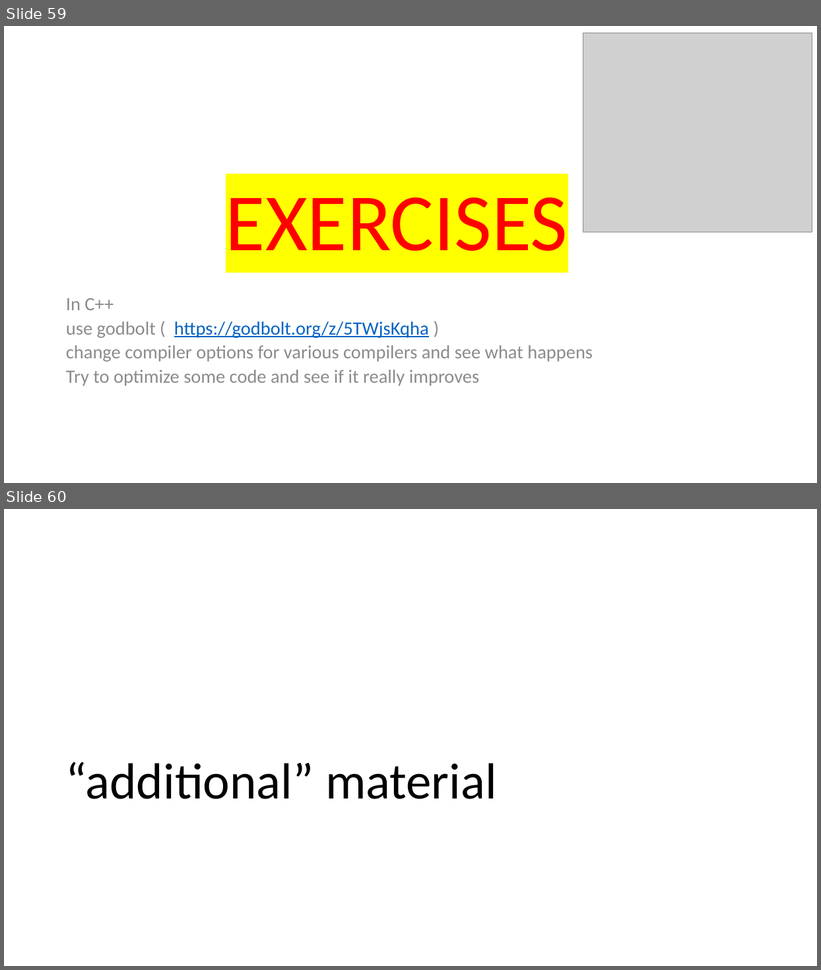
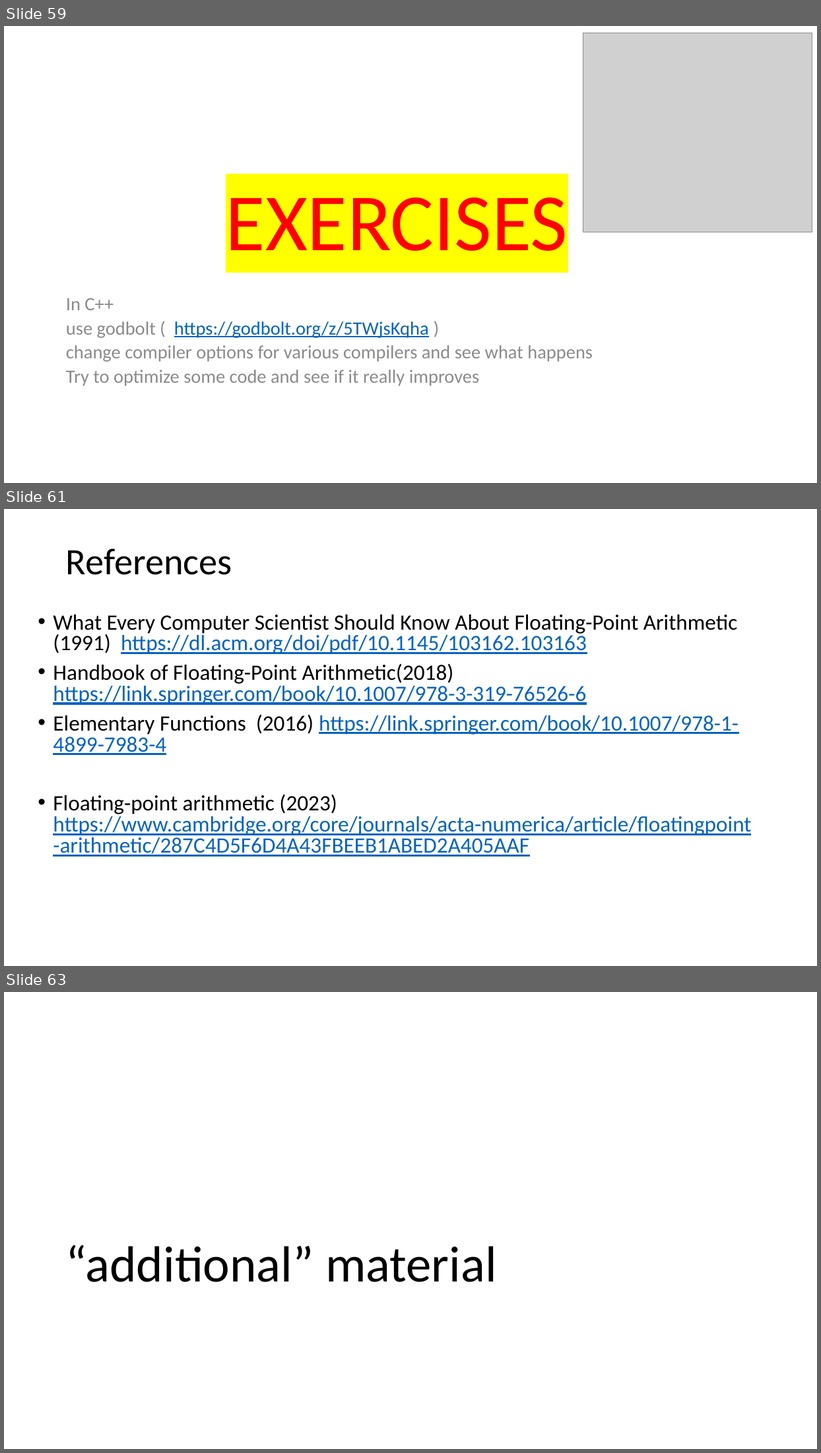
Before and after one commit to VinInn/FPCourse, a slide deck: Slides/FPforScientist.pptx. Shown one above the other, each under a label of ours: slides 59 and 60 before the commit, slides 59, 61 and 63 after it; the slides between them are not shown. The pictures are 821x970 and 821x1453 pixels, drawn with LibreOffice and Linux fonts; fonts in the diff are those of the drawing; grey boxes stand for pictures. Boxes give left, top, right and bottom in pixels: in the first picture for what was removed or moved away, otherwise in the second. Text is boxed around its words. In the diff, an @@ line names an element or a change of style, - is before the commit and + after.

Commit message:
references added

```diff
--- a/Slides/FPforScientist.pptx
+++ b/Slides/FPforScientist.pptx
@@ slide 61 added at (x1=4, y1=509, x2=817, y2=966), background #FFFFFF @@
@@ title added at (x1=66, y1=549, x2=232, y2=575), 44 pt, text #000000 @@
+References
@@ text added at (x1=53, y1=615, x2=751, y2=857), 25.9 pt, text #0563C1, underline @@
+• What Every Computer Scientist Should Know About Floating-Point Arithmetic (1991) https://dl.acm.org/doi/pdf/10.1145/103162.103163
+• Handbook of Floating-Point Arithmetic(2018) https://link.springer.com/book/10.1007/978-3-319-76526-6
+• Elementary Functions (2016) https://link.springer.com/book/10.1007/978-1-4899-7983-4
+• Floating-point arithmetic (2023) https://www.cambridge.org/core/journals/acta-numerica/article/floatingpoint-arithmetic/287C4D5F6D4A43FBEEB1ABED2A405AAF
@@ what was slide 60 is now slide 63 @@
```
Also in this commit, not shown: 6 slides changed, 2 other slides added.
